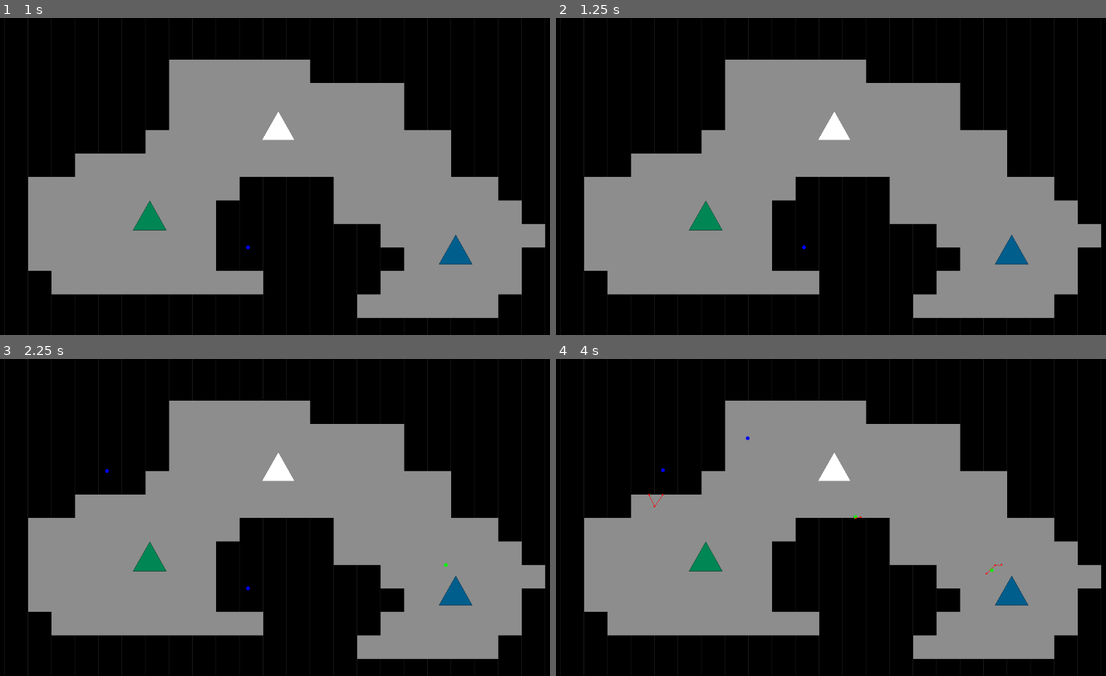
Above: before the commit, frames 1-4 (two rows, left to right).
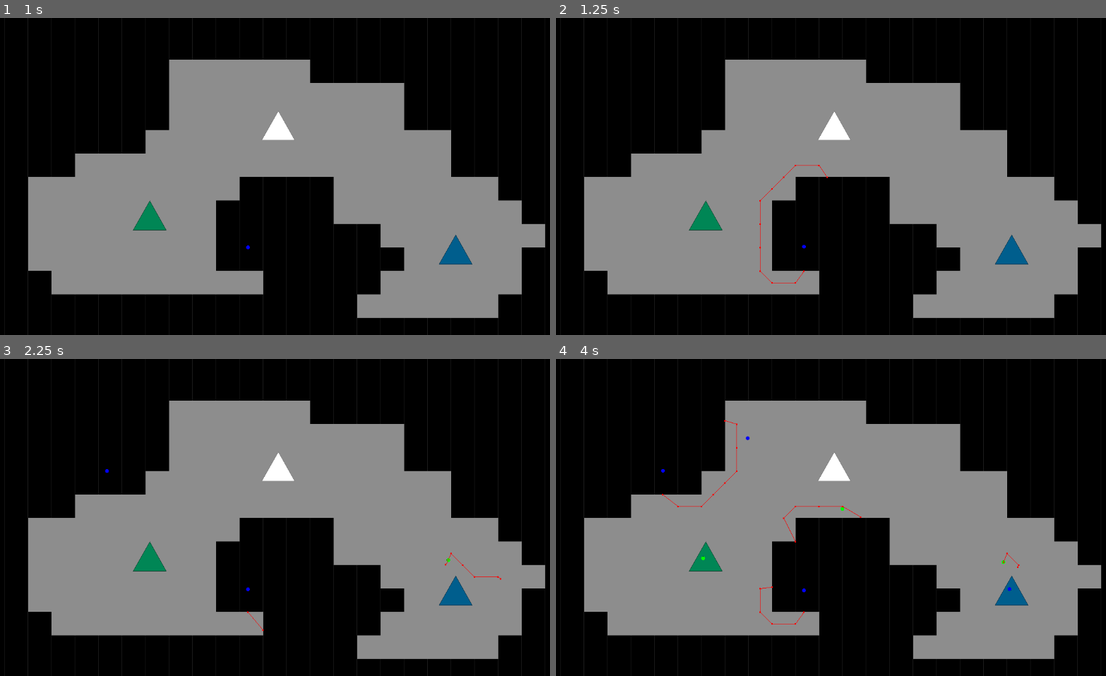
Above: after the commit, the same moments.

Repository: CarlosBobato/Spreading-It-Game-Jam
Game: Godot game, scene res://WorldScenes/2DScene/world.tscn
Two runs of this game, one before a commit and one after it. Both use one fixed random seed, a clock stepped at 60 frames per second and the inputs below. The engine's default icon, where the game draws it, is replaced by a stand-in: a white triangle on a blue panel in a dark square.
Inputs (mouse positions are in pixels of both pictures, inside the frame that each line leads up to):
- Up to frame 1 (1 s): tap Enter at 0.5 s; move the mouse to (247, 239) at 0.52 s; hold W (MoveUp) from 0.53 s (still down); click (247, 239) at 0.6 s
- Up to frame 2 (1.25 s): keep holding W (MoveUp)
- Up to frame 3 (2.25 s): move the mouse to (445, 565) at 1.27 s; right-click (445, 565) at 1.35 s; tap Space at 2 s; move the mouse to (104, 469) at 2.02 s; release W (MoveUp) at 2.03 s; hold A (MoveLeft) from 2.03 s (still down); click (104, 469) at 2.1 s
- Up to frame 4 (4 s): move the mouse to (858, 517) at 2.77 s; right-click (858, 517) at 2.85 s; tap Enter at 3.5 s; move the mouse to (748, 438) at 3.52 s; release A (MoveLeft) at 3.53 s; hold S (MoveDown) from 3.53 s (still down); click (748, 438) at 3.6 s

Frame 1 is identical in both runs. In frame 2, 0.1% of the frame differs, in the area x 36-50%, y 46-84%; in frame 3, less than 0.1%; in frame 4, 0.3%, in the area x 16-85%, y 19-84%.

Commit message:
team distribution
now it it's the unit, pheromone or spawner that decides, on the ready function to what team they are a part of

Diff:
--- a/BaseUnit/base_unit.gd
+++ b/BaseUnit/base_unit.gd
@@ -6,7 +6,7 @@
 @export var team_index = 0
 
 # movement
-@export var base_speed = 35
+@export var base_speed = 55
 
 var pheromones:Array
 var chase_pheromone:= false as bool
@@ -87,13 +87,13 @@
 	elif chase_pheromone && pheromone:
 		var random = RandomNumberGenerator.new()
 		random.randomize()
-		var target_position = Vector2(pheromone.position.x + random.randi_range(-55, 55), pheromone.position.y +  random.randi_range(-55, 55))
+		var target_position = Vector2(pheromone.position.x + random.randi_range(-85, 85), pheromone.position.y +  random.randi_range(-85, 85))
 		navigation_agent.target_position = target_position
 
 	else:
 		var random = RandomNumberGenerator.new()
 		random.randomize()
-		navigation_agent.target_position = Vector2(global_position.x + random.randi_range(-70, 70), global_position.y + random.randi_range(-70, 70))
+		navigation_agent.target_position = Vector2(global_position.x + random.randi_range(-170, 170), global_position.y + random.randi_range(-170, 170))
 
 func _on_attack_frequency_timeout():
 	if chase_enemy:
@@ -106,12 +106,19 @@
 				if enemies.has(collider):
 					collider.apply_damage()
 		elif collider is TileMap:
-			print("I am killing myself ", self, current_health)
 			apply_damage()
 
 # Called when the node enters the scene tree for the first time.
 func _ready():
 	turn_timer.timeout.connect(_on_turn_timer_timeout)
+	if team_index == 1:
+		modulate = Color(0, 1, 0)
+	elif team_index == 2:
+		modulate = Color(0, 0, 1)
+	elif team_index == 3:
+		modulate = Color(1, 0, 0)
+	else:
+		modulate = Color(0.5, 0.5, 0.5)
 
 func spawn_pheromone_area():
 	var random = RandomNumberGenerator.new()
@@ -124,12 +131,6 @@
 	pheronome_instance.team_index = team_index
 	pheronome_instance.dissipation_turns = 7
 	pheronome_instance.source = self
-	if team_index == 1:
-		pheronome_instance.modulate = Color(randf_range(0.0, 1.0), 1, randf_range(0.0, 1.0), 0.5)
-	elif team_index == 2:
-		pheronome_instance.modulate = Color(randf_range(0.0, 1.0), randf_range(0.0, 1.0), 1, 0.5)
-	else:
-		pheronome_instance.modulate = Color(randf_range(0.0, 1.0), randf_range(0.0, 1.0), randf_range(0.0, 1.0), 0.5)
 
 	# instanciates unit on map
 	get_tree().current_scene.add_child(pheronome_instance)
@@ -157,9 +158,3 @@
 		else:
 			pheromone = pheromones.pick_random()
 			chase_pheromone = true
-
-
-func _on_tree_exited():
-	print("I died ", self)
-	global_position = global_position
-	position = position
--- a/BaseUnit/base_unit.tscn
+++ b/BaseUnit/base_unit.tscn
@@ -43,7 +43,6 @@
 wait_time = 0.25
 autostart = true
 
-[connection signal="tree_exited" from="." to="." method="_on_tree_exited"]
 [connection signal="area_entered" from="DetectionArea" to="." method="_on_detection_area_area_entered"]
 [connection signal="area_exited" from="DetectionArea" to="." method="_on_detection_area_area_exited"]
 [connection signal="area_shape_entered" from="DetectionArea" to="." method="_on_detection_area_area_shape_entered"]
--- a/BaseUnit/pheromone.gd
+++ b/BaseUnit/pheromone.gd
@@ -10,7 +10,20 @@
 
 # Called when the node enters the scene tree for the first time.
 func _ready():
+	var random = RandomNumberGenerator.new()
+	random.randomize()
+
 	turn_timer.timeout.connect(_on_turn_timer_timeout)
+
+	if team_index == 1:
+		modulate = Color(randf_range(0.0, 1.0), 1, randf_range(0.0, 1.0), 0.5)
+	elif team_index == 2:
+		modulate = Color(randf_range(0.0, 1.0), randf_range(0.0, 1.0), 1, 0.5)
+	elif team_index == 3:
+		modulate = Color(1, randf_range(0.0, 1.0), randf_range(0.0, 1.0), 0.5)
+	else:
+		modulate = Color(randf_range(0.0, 0.5), randf_range(0.0, 0.5), randf_range(0.0, 0.5), 0.5)
+
 
 func _on_turn_timer_timeout():
 	if dissipation_counter >= dissipation_turns:
--- a/UnitSpawner/unit_spawner.gd
+++ b/UnitSpawner/unit_spawner.gd
@@ -42,8 +42,10 @@
 				friendlies.push_back(area)
 
 func _on_control_area_area_exited(area):
+	print("area exited structure ", area, "team_index" in area)
 	if "team_index" in area:
 		if area.team_index != team_index:
+			print("enemy exited structure ", area.team_index)
 			if enemies.has(area):
 				enemies.erase(area)
 		else:
--- a/WorldScenes/2DScene/world.gd
+++ b/WorldScenes/2DScene/world.gd
@@ -32,11 +32,6 @@
 		instance.team_index = team_index
 		instance.turn_timer = turn_timer
 
-		if team_index == 1:
-			instance.get_node("Sprite2D").modulate = Color(0, 1, 0)
-		elif team_index == 2:
-			instance.get_node("Sprite2D").modulate = Color(0, 0, 1)
-
 		add_child(instance)
 
 func spawn_enemy(click_position):
--- a/WorldScenes/2DScene/world.tscn
+++ b/WorldScenes/2DScene/world.tscn
@@ -33,7 +33,6 @@
 current_map = NodePath("..")
 
 [node name="TurnTimer" type="Timer" parent="."]
-wait_time = 3.0
 autostart = true
 script = SubResource("GDScript_bcy7m")
 
